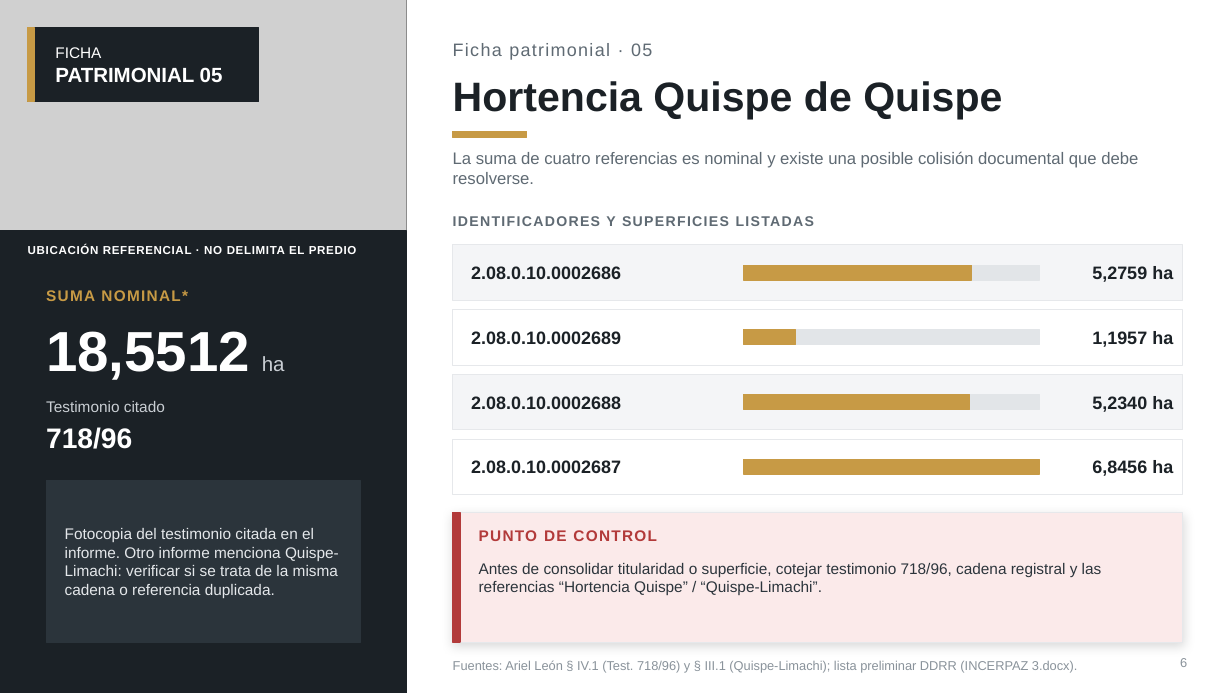
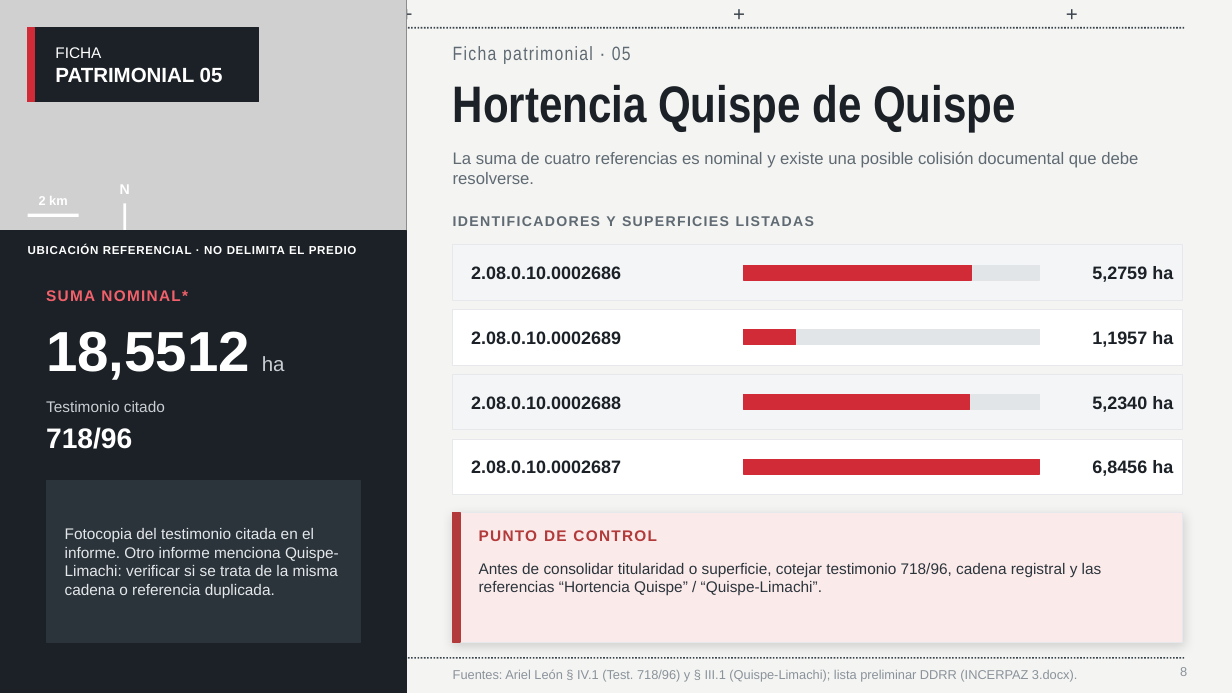
Before and after one commit to hugop1006-cpu/incerpaz-la-gran-obra, a slide deck: slide 8 of Informe_5_Casos_Patrimoniales_Viacha_2026_v2.pptx (slide 6 before the commit). Drawn at 1232x693 pixels with LibreOffice and Linux fonts; fonts in the diff are those of the drawing; grey boxes stand for pictures. Boxes give left, top, right and bottom in pixels: in the first picture for what was removed or moved away, otherwise in the second. Text is boxed around its words. In the diff, an @@ line names an element or a change of style, - is before the commit and + after.

```diff
--- a/Informe_5_Casos_Patrimoniales_Viacha_2026_v2.pptx
+++ b/Informe_5_Casos_Patrimoniales_Viacha_2026_v2.pptx
@@ background #FFFFFF to #F4F4F2 @@
@@ fill #C79A45 to #D12B38; outline #C79A45 1 pt to #D12B38 1 pt in 5 elements at bbox=[744, 265, 972, 280], bbox=[744, 330, 796, 345], bbox=[744, 395, 970, 409], bbox=[744, 459, 1040, 474], bbox=[28, 28, 34, 102] @@
@@ line added from (46, 28) to (1186, 28), #3A444C 1.25 pt dashed @@
@@ text added at bbox=[393, 0, 421, 27], 16 pt, text #3A444C @@
++
@@ text added at bbox=[726, 0, 753, 27], 16 pt, text #3A444C @@
++
@@ text added at bbox=[1058, 0, 1086, 27], 16 pt, text #3A444C @@
++
@@ text "Ficha patrimonial · 05" at bbox=[453, 46, 631, 64]: size 14 to 15 pt, font Arial to Arial Narrow @@
@@ text "Hortencia Quispe de Quispe" at bbox=[453, 84, 1016, 132]: size 32 to 40 pt, font Arial to Arial Narrow @@
@@ rectangle removed at bbox=[453, 131, 527, 138] @@
@@ text added at bbox=[39, 196, 68, 205], 10 pt, text #FFFFFF, bold @@
+2 km
@@ text added at bbox=[120, 185, 130, 194], 11 pt, text #FFFFFF, bold @@
+N
@@ line added from (125, 203) to (125, 231), #FFFFFF 2 pt @@
@@ line added from (28, 215) to (79, 215), #FFFFFF 2.5 pt @@
@@ text "SUMA NOMINAL*" at bbox=[46, 290, 188, 301]: text colour #C79A45 to #F2616B @@
@@ line added from (46, 658) to (1186, 658), #3A444C 1.25 pt dashed @@
@@ page number removed at bbox=[1180, 658, 1187, 667] @@
-6
@@ text "Fuentes: Ariel León § IV.1 ...": place and size @@
-text "Fuentes: Ariel León § IV.1 ..." at bbox=[453, 660, 1077, 673]
+text "Fuentes: Ariel León § IV.1 ..." at bbox=[453, 670, 1077, 682]
@@ page number added at bbox=[1180, 667, 1187, 676], 10 pt, text #8A939B @@
+8
```
Also in this commit, not shown: 13 other slides changed, 4 slides added.
